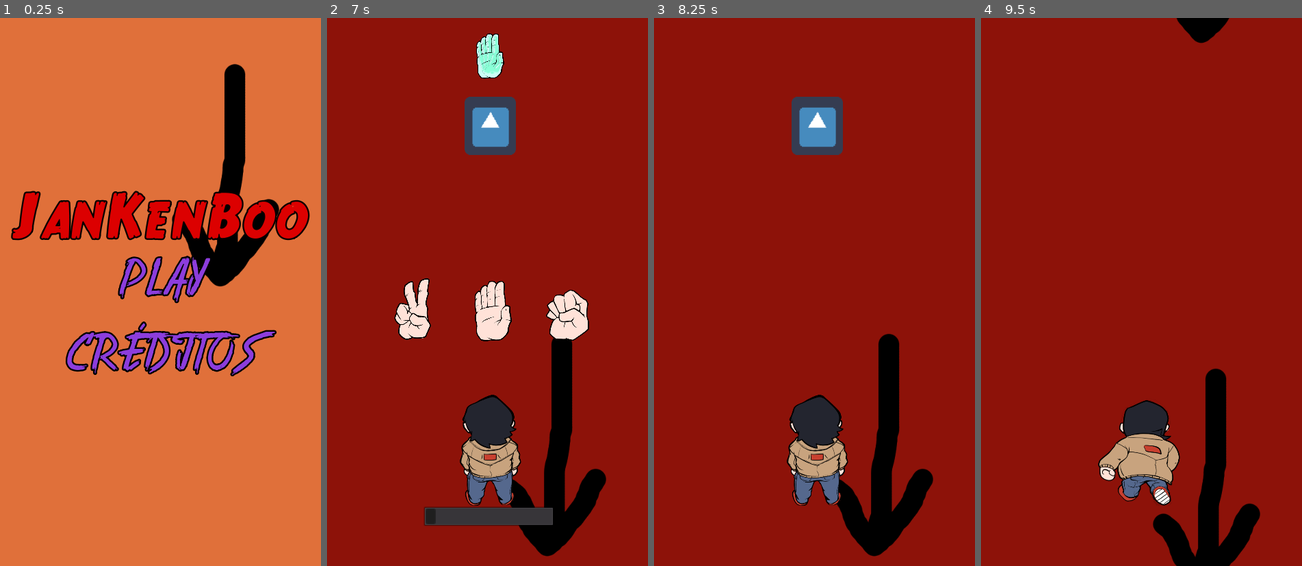
Above: before the commit, frames 1-4 (left to right).
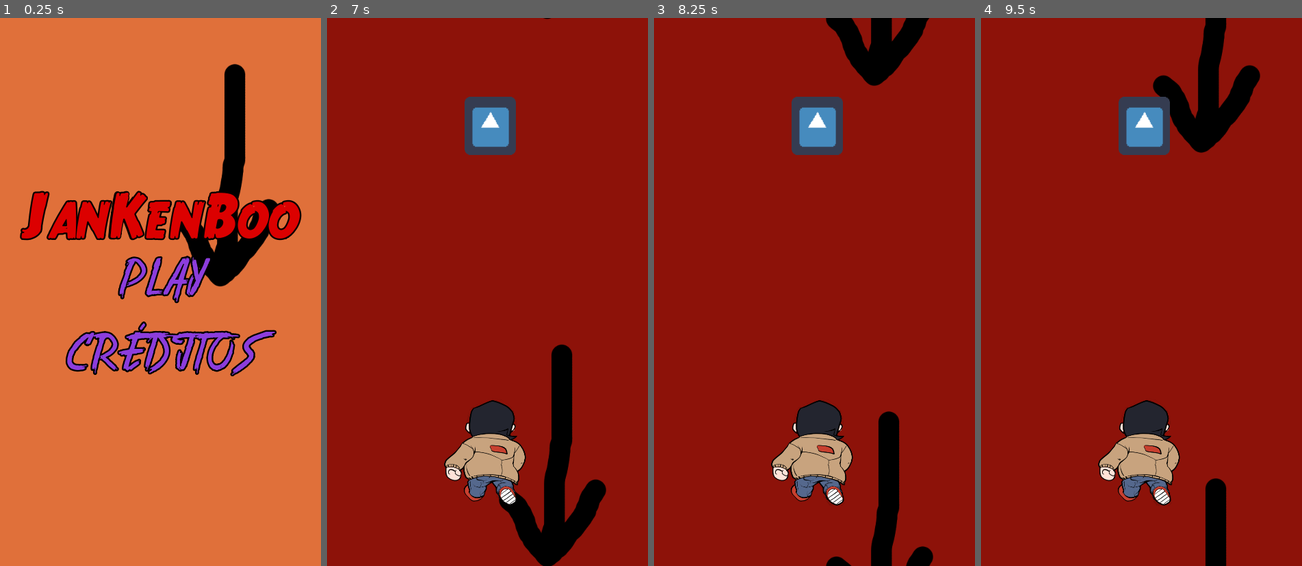
Above: after the commit, the same moments.

Repository: arthurnog/jakenWiththeDead
Game: Godot game, scene res://scenes/INICIO.tscn
The game is run twice, just before and just after one commit, with the same random seed, the same clock (stepped at 60 frames per second) and the same inputs. The engine's default icon, where the game draws it, is replaced by a stand-in: a white triangle on a blue panel in a dark square. Sound files missing from this copy of the repository are replaced by a short silence.
Inputs (mouse positions are in pixels of both pictures, inside the frame that each line leads up to):
- Up to frame 1 (0.25 s): no input
- Up to frame 2 (7 s): click (487, 357) at 0.5 s; click (487, 483) at 1.25 s; click (487, 281) at 2 s; click (410, 308) at 2.75 s
- Up to frame 3 (8.25 s): click (817, 308) at 7.27 s
- Up to frame 4 (9.5 s): click (1221, 308) at 8.77 s

The runs differ from the first frame. In frame 1, 3.7% of the frame differs, in the area x 3-97%, y 31-41%; in frame 2, 7.8%; in frame 3, 7.4%; in frame 4, 8.3%, in the area x 42-87%, y 0-100%.

Commit message:
added and implemented enemy and player sounds

Diff:
--- a/jakenWithTheDead/scenes/CREDITS.tscn
+++ b/jakenWithTheDead/scenes/CREDITS.tscn
@@ -23,6 +23,7 @@
 outline_size = 3
 outline_color = Color( 0, 0, 0, 1 )
 extra_spacing_char = 2
+extra_spacing_space = 2
 font_data = ExtResource( 3 )
 
 [sub_resource type="DynamicFont" id=4]
--- a/jakenWithTheDead/scenes/Ghost.tscn
+++ b/jakenWithTheDead/scenes/Ghost.tscn
@@ -36,4 +36,8 @@
 texture = ExtResource( 3 )
 
 [node name="Tween" type="Tween" parent="."]
+
+[node name="audio1" type="AudioStreamPlayer" parent="."]
+
+[node name="audio2" type="AudioStreamPlayer" parent="."]
 [connection signal="timeout" from="Timer" to="." method="_on_Timer_timeout"]
--- a/jakenWithTheDead/scenes/INICIO.tscn
+++ b/jakenWithTheDead/scenes/INICIO.tscn
@@ -9,6 +9,7 @@
 size = 124
 outline_size = 3
 outline_color = Color( 0.0392157, 0.00392157, 0.00392157, 1 )
+extra_spacing_char = -4
 font_data = ExtResource( 2 )
 
 [sub_resource type="DynamicFont" id=2]
@@ -37,14 +38,14 @@
 margin_bottom = 1024.0
 
 [node name="VBoxContainer" type="VBoxContainer" parent="MarginContainer/CenterContainer"]
-margin_left = 18.0
+margin_left = 34.0
 margin_top = 325.0
-margin_right = 581.0
+margin_right = 565.0
 margin_bottom = 698.0
 custom_constants/separation = 14
 
 [node name="Label" type="Label" parent="MarginContainer/CenterContainer/VBoxContainer"]
-margin_right = 563.0
+margin_right = 531.0
 margin_bottom = 91.0
 custom_fonts/font = SubResource( 1 )
 custom_colors/font_color = Color( 0.866667, 0.00392157, 0.00392157, 1 )
@@ -54,18 +55,18 @@
 
 [node name="MarginContainer" type="MarginContainer" parent="MarginContainer/CenterContainer/VBoxContainer"]
 margin_top = 105.0
-margin_right = 563.0
+margin_right = 531.0
 margin_bottom = 232.0
 
 [node name="Play" type="TextureButton" parent="MarginContainer/CenterContainer/VBoxContainer/MarginContainer"]
-margin_right = 563.0
+margin_right = 531.0
 margin_bottom = 127.0
 rect_min_size = Vector2( 320, 120 )
 expand = true
 stretch_mode = 5
 
 [node name="Label" type="Label" parent="MarginContainer/CenterContainer/VBoxContainer/MarginContainer"]
-margin_right = 563.0
+margin_right = 531.0
 margin_bottom = 127.0
 custom_fonts/font = SubResource( 2 )
 custom_colors/font_color = Color( 0.552941, 0.243137, 0.866667, 1 )
@@ -74,18 +75,18 @@
 
 [node name="MarginContainer2" type="MarginContainer" parent="MarginContainer/CenterContainer/VBoxContainer"]
 margin_top = 246.0
-margin_right = 563.0
+margin_right = 531.0
 margin_bottom = 373.0
 
 [node name="Credits" type="TextureButton" parent="MarginContainer/CenterContainer/VBoxContainer/MarginContainer2"]
-margin_right = 563.0
+margin_right = 531.0
 margin_bottom = 127.0
 rect_min_size = Vector2( 320, 120 )
 expand = true
 stretch_mode = 5
 
 [node name="Label2" type="Label" parent="MarginContainer/CenterContainer/VBoxContainer/MarginContainer2"]
-margin_right = 563.0
+margin_right = 531.0
 margin_bottom = 127.0
 custom_fonts/font = SubResource( 2 )
 custom_colors/font_color = Color( 0.552941, 0.243137, 0.866667, 1 )
--- a/jakenWithTheDead/scenes/Player.tscn
+++ b/jakenWithTheDead/scenes/Player.tscn
@@ -13,14 +13,14 @@
 "name": "idle",
 "speed": 5.0
 }, {
+"frames": [ ExtResource( 4 ), ExtResource( 5 ) ],
+"loop": true,
+"name": "fleeing",
+"speed": 7.0
+}, {
 "frames": [ ExtResource( 1 ) ],
 "loop": true,
 "name": "running",
-"speed": 7.0
-}, {
-"frames": [ ExtResource( 4 ), ExtResource( 5 ) ],
-"loop": true,
-"name": "fleeing",
 "speed": 7.0
 } ]
 
@@ -41,5 +41,7 @@
 [node name="scaryTimer" type="Timer" parent="."]
 wait_time = 2.5
 one_shot = true
+
+[node name="AudioStreamPlayer" type="AudioStreamPlayer" parent="."]
 [connection signal="timeout" from="reactionTimer" to="." method="_on_reactionTimer_timeout"]
 [connection signal="timeout" from="scaryTimer" to="." method="_on_scaryTimer_timeout"]
--- a/jakenWithTheDead/scripts/Ghost.gd
+++ b/jakenWithTheDead/scripts/Ghost.gd
@@ -5,6 +5,8 @@
 #substituir pelas animações
 onready var gTimer = $Timer
 onready var ghostHands = [preload("res://assets/sprites/pedra_fantasma.png"),preload("res://assets/sprites/papel_fantasma.png"),preload("res://assets/sprites/tesoura_fantasma.png")]
+onready var aSound = [preload("res://assets/sounds/ghost_show_0.wav"),preload("res://assets/sounds/ghost_show_1.wav"),preload("res://assets/sounds/ghost_show_2.wav")]
+onready var dSound = [preload("res://assets/sounds/ghost_defeat_0.wav"),preload("res://assets/sounds/ghost_defeat_1.wav"),preload("res://assets/sounds/ghost_defeat_2.wav")]
 #tempo para aparecer a jogada do ghost
 
 export (int) var flag = 0
@@ -17,6 +19,11 @@
 
 func _ready():
 	position = Vector2(windowsSize.x/2, 0)
+	randomize()
+	var i = randi()%3
+	$audio1.stream = aSound[i]
+	$audio1.play()
+	$audio2.stream = dSound[i]
 	$Tween.interpolate_property(self, "position", position, position+Vector2(0,200),1)
 	$Tween.start()
 	gTimer.start()
@@ -34,6 +41,7 @@
 	$Sprite.play("die")
 	dead = 1
 	get_parent().get_node("../Player/reactionTimer").stop()
+	$audio2.play()
 	yield($Sprite,"animation_finished")
 	emit_signal("killed")
 	queue_free()
@@ -48,6 +56,7 @@
 	queue_free()
 
 func _on_Timer_timeout():
+	yield($audio1,"finished")
 	set_play()
 	sprite1.show()
 	pass # Replace with function body.
--- a/jakenWithTheDead/scripts/Player.gd
+++ b/jakenWithTheDead/scripts/Player.gd
@@ -3,6 +3,7 @@
 onready var sprite = $Sprite
 #substituir pelas animações
 onready var timer = $reactionTimer
+onready var sounds = [load("res://assets/sounds/mc_running_0.wav"),load("res://assets/sounds/mc_running_1.wav"),load("res://assets/sounds/mc_running_2.wav")]
 #tempo que o jogador tem para reagir
 signal defeat
 signal gameOver
@@ -32,6 +33,10 @@
 		$Sprite.play("fleeing")
 		$scaryTimer.start()
 		$reactionTimer.stop()
+		randomize()
+		var i = randi()%3
+		$AudioStreamPlayer.stream = sounds[i]
+		$AudioStreamPlayer.play()
 		lifes -= 1
 		get_parent().get_node("GUI/MarginContainer2/LifeCounter").text = "LIVES = " + str(lifes)
 		get_parent().get_node("GUI/buttonContainer").hide()
@@ -74,6 +79,7 @@
 func _on_scaryTimer_timeout():
 	$Sprite.play("running")
 	emit_signal("imOk")
+	$AudioStreamPlayer.stop()
 	#cenário corre pra frente
 
 func reactionTime():
Not shown, added: jakenWithTheDead/assets/sounds/ghost_defeat_0.wav.import
Not shown, added: jakenWithTheDead/assets/sounds/ghost_defeat_1.wav.import
Not shown, added: jakenWithTheDead/assets/sounds/ghost_defeat_2.wav.import
Not shown, added: jakenWithTheDead/assets/sounds/ghost_show_0.wav.import
Not shown, added: jakenWithTheDead/assets/sounds/ghost_show_1.wav.import
Not shown, added: jakenWithTheDead/assets/sounds/ghost_show_2.wav.import
Not shown, added: jakenWithTheDead/assets/sounds/mc_running_0.wav.import
Not shown, added: jakenWithTheDead/assets/sounds/mc_running_1.wav.import
Not shown, added: jakenWithTheDead/assets/sounds/mc_running_2.wav.import
Not shown, added: jakenWithTheDead/assets/sounds/ghost_defeat_0.wav
Not shown, added: jakenWithTheDead/assets/sounds/ghost_defeat_1.wav
Not shown, added: jakenWithTheDead/assets/sounds/ghost_defeat_2.wav
(and 6 more such lines)
